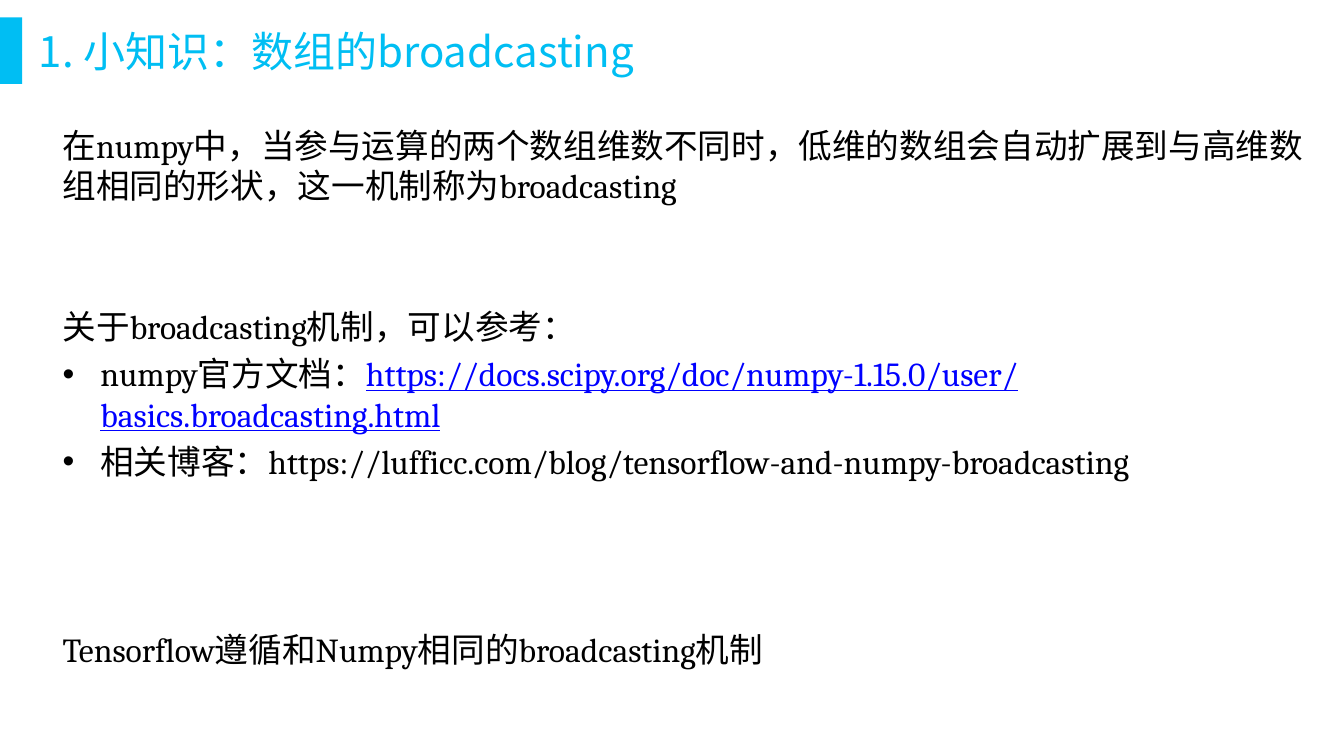
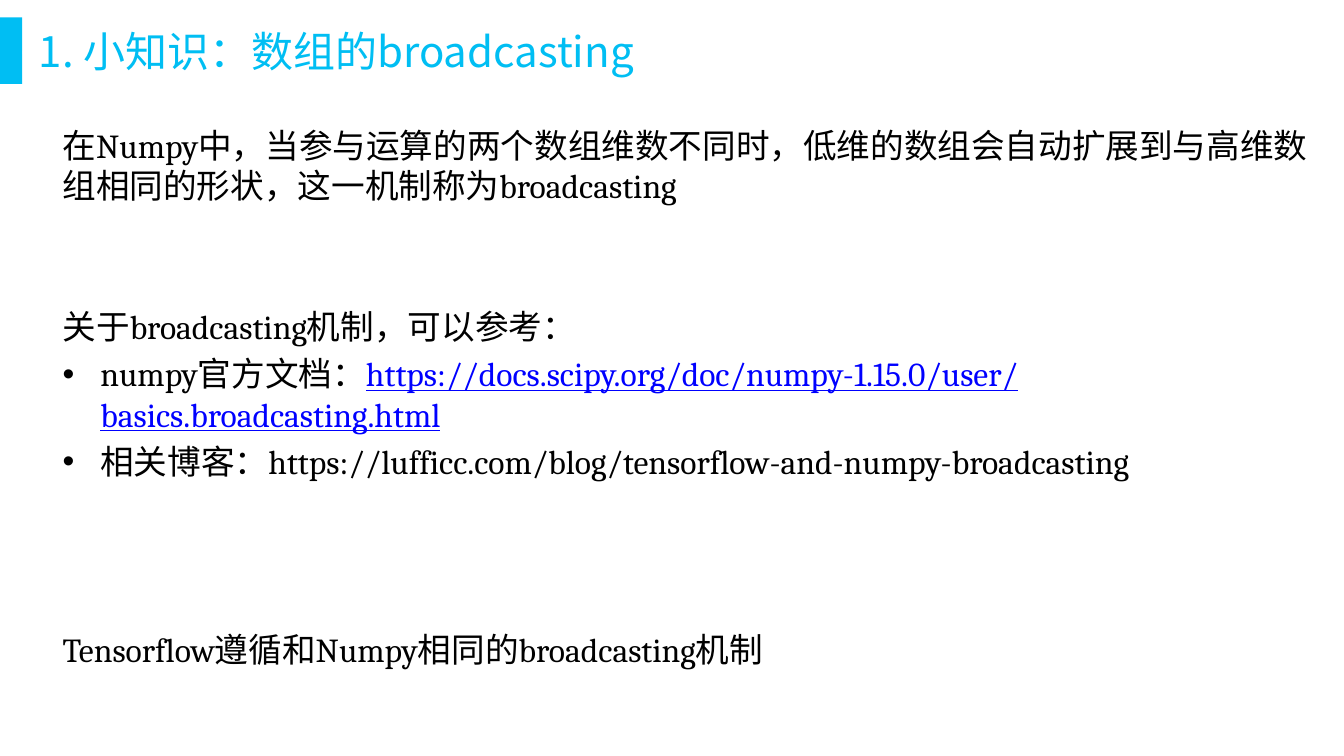
Before and after one commit to yzhwzh/Python, a slide deck: slide 2 of 4.Kaggle/3.class/6线性回归算法推导与实现.pptx. Drawn at 1344x756 pixels with LibreOffice and Linux fonts; fonts in the diff are those of the drawing. Boxes give left, top, right and bottom in pixels: in the first picture for what was removed or moved away, otherwise in the second. Text is boxed around its words. In the diff, an @@ line names an element or a change of style, - is before the commit and + after.

```diff
--- a/4.Kaggle/3.class/6线性回归算法推导与实现.pptx
+++ b/4.Kaggle/3.class/6线性回归算法推导与实现.pptx
@@ text at box(63, 129, 1308, 206): text changed @@
-在numpy中，当参与运算的两个数组维数不同时，低维的数组会自动扩展到与高维数组相同的形状，这一机制称为broadcasting
+在Numpy中，当参与运算的两个数组维数不同时，低维的数组会自动扩展到与高维数组相同的形状，这一机制称为broadcasting
```
Also in this commit, not shown: 2 other slides changed, 51 other files.
